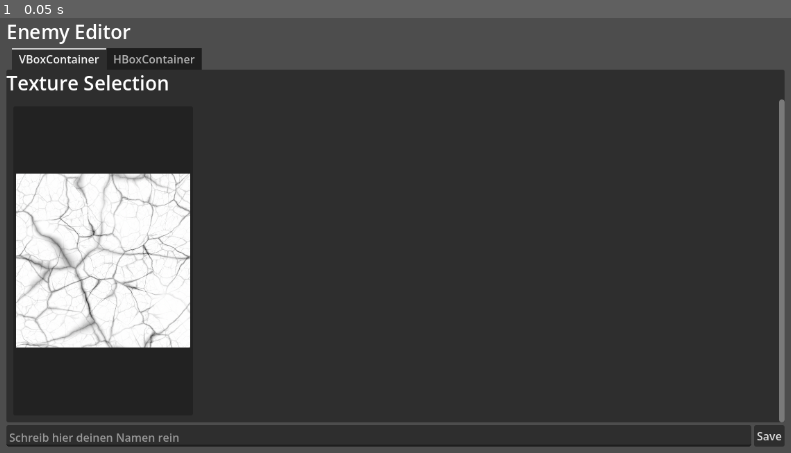
Above: before the commit, frame 1.
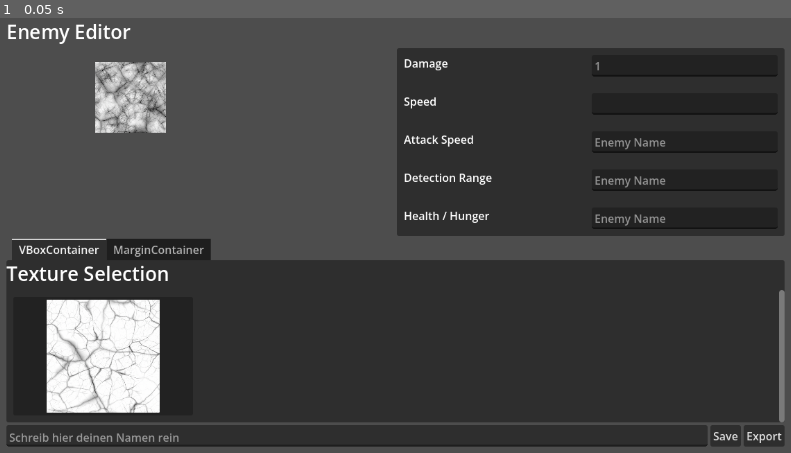
Above: after the commit, the same moment.

Repository: bnjmntmm/play_dungeon_crawler
Game: Godot game, scene res://feature/editor tool/ToolUI.tscn
Same seed, same stepped clock (60 frames per second), same inputs: the game is played once before the commit and once after it. The project has no main scene, so this scene is started directly.
Inputs:
- Up to frame 1 (0.05 s): no input

The runs differ from the first frame. In frame 1, 34% of the frame differs, in the area x 0-100%, y 6-99%.

Commit message:
refactoring ui structure

Diff:
--- a/feature/editor tool/ToolUI.tscn
+++ b/feature/editor tool/ToolUI.tscn
@@ -1,14 +1,14 @@
 [gd_scene format=3 uid="uid://b67wubyj4rlpj"]
 
-[ext_resource type="Texture2D" uid="uid://5qngx823b77k" path="res://feature/editor tool/Cracks/Cracks_02-512x512.png" id="1_p04p2"]
+[ext_resource type="Texture2D" uid="uid://f7yyvqmuwkw5" path="res://feature/editor tool/Cracks/Cracks_04-512x512.png" id="1_hdnnn"]
 [ext_resource type="Texture2D" uid="uid://cx313cyyhra11" path="res://feature/editor tool/Cracks/Cracks_01-512x512.png" id="2_pifnq"]
 
 [sub_resource type="GDScript" id="GDScript_ie1n7"]
 script/source = "@tool
 extends Control
 
-@onready var save_button: Button = $MarginContainer/VBoxContainer/HBoxContainer/SaveButton
-@onready var grid_con = $MarginContainer/VBoxContainer/TabContainer/VBoxContainer/ScrollContainer/GridContainer
+@onready var save_button: Button = %SaveButton
+@onready var grid_con = %TextureGrid
 @onready var image_dir = \"res://feature/editor tool/Cracks/\"
 @export var grid_columns:int = 4
 @export var grid_item_size:Vector2i = Vector2i(0,250)
@@ -117,6 +117,173 @@
 text = "Enemy Editor"
 label_settings = SubResource("LabelSettings_p04p2")
 
+[node name="HBoxContainer2" type="HBoxContainer" parent="MarginContainer/VBoxContainer" unique_id=1546875576]
+layout_mode = 2
+size_flags_vertical = 3
+
+[node name="SubViewportContainer" type="SubViewportContainer" parent="MarginContainer/VBoxContainer/HBoxContainer2" unique_id=1859606228]
+layout_mode = 2
+size_flags_horizontal = 3
+size_flags_vertical = 3
+stretch = true
+
+[node name="SubViewport" type="SubViewport" parent="MarginContainer/VBoxContainer/HBoxContainer2/SubViewportContainer" unique_id=801851304]
+handle_input_locally = false
+size = Vector2i(559, 271)
+render_target_update_mode = 4
+
+[node name="Sprite2D" type="Sprite2D" parent="MarginContainer/VBoxContainer/HBoxContainer2/SubViewportContainer/SubViewport" unique_id=30905324]
+position = Vector2(179, 71)
+scale = Vector2(0.2, 0.2)
+texture = ExtResource("1_hdnnn")
+
+[node name="PanelContainer" type="PanelContainer" parent="MarginContainer/VBoxContainer/HBoxContainer2" unique_id=1340048255]
+layout_mode = 2
+size_flags_horizontal = 3
+
+[node name="HSplitContainer" type="HSplitContainer" parent="MarginContainer/VBoxContainer/HBoxContainer2/PanelContainer" unique_id=1608893132]
+layout_mode = 2
+split_offsets = PackedInt32Array(-14)
+split_offset = -14
+
+[node name="VBoxContainer" type="VBoxContainer" parent="MarginContainer/VBoxContainer/HBoxContainer2/PanelContainer/HSplitContainer" unique_id=1856025121]
+layout_mode = 2
+size_flags_horizontal = 3
+
+[node name="MarginContainer2" type="MarginContainer" parent="MarginContainer/VBoxContainer/HBoxContainer2/PanelContainer/HSplitContainer/VBoxContainer" unique_id=261129407]
+layout_mode = 2
+size_flags_vertical = 2
+theme_override_constants/margin_left = 10
+theme_override_constants/margin_top = 10
+theme_override_constants/margin_right = 10
+theme_override_constants/margin_bottom = 10
+
+[node name="Label3" type="Label" parent="MarginContainer/VBoxContainer/HBoxContainer2/PanelContainer/HSplitContainer/VBoxContainer/MarginContainer2" unique_id=1698386187]
+layout_mode = 2
+size_flags_vertical = 6
+text = "Damage"
+
+[node name="MarginContainer3" type="MarginContainer" parent="MarginContainer/VBoxContainer/HBoxContainer2/PanelContainer/HSplitContainer/VBoxContainer" unique_id=1456572141]
+layout_mode = 2
+size_flags_vertical = 2
+theme_override_constants/margin_left = 10
+theme_override_constants/margin_top = 10
+theme_override_constants/margin_right = 10
+theme_override_constants/margin_bottom = 10
+
+[node name="Label4" type="Label" parent="MarginContainer/VBoxContainer/HBoxContainer2/PanelContainer/HSplitContainer/VBoxContainer/MarginContainer3" unique_id=2131708403]
+layout_mode = 2
+size_flags_vertical = 6
+text = "Speed"
+
+[node name="MarginContainer4" type="MarginContainer" parent="MarginContainer/VBoxContainer/HBoxContainer2/PanelContainer/HSplitContainer/VBoxContainer" unique_id=567884362]
+layout_mode = 2
+size_flags_vertical = 2
+theme_override_constants/margin_left = 10
+theme_override_constants/margin_top = 10
+theme_override_constants/margin_right = 10
+theme_override_constants/margin_bottom = 10
+
+[node name="Label5" type="Label" parent="MarginContainer/VBoxContainer/HBoxContainer2/PanelContainer/HSplitContainer/VBoxContainer/MarginContainer4" unique_id=735350604]
+layout_mode = 2
+size_flags_vertical = 6
+text = "Attack Speed"
+
+[node name="MarginContainer5" type="MarginContainer" parent="MarginContainer/VBoxContainer/HBoxContainer2/PanelContainer/HSplitContainer/VBoxContainer" unique_id=665275834]
+layout_mode = 2
+size_flags_vertical = 2
+theme_override_constants/margin_left = 10
+theme_override_constants/margin_top = 10
+theme_override_constants/margin_right = 10
+theme_override_constants/margin_bottom = 10
+
+[node name="Label6" type="Label" parent="MarginContainer/VBoxContainer/HBoxContainer2/PanelContainer/HSplitContainer/VBoxContainer/MarginContainer5" unique_id=1444296197]
+layout_mode = 2
+size_flags_vertical = 6
+text = "Detection Range"
+
+[node name="MarginContainer" type="MarginContainer" parent="MarginContainer/VBoxContainer/HBoxContainer2/PanelContainer/HSplitContainer/VBoxContainer" unique_id=1520758635]
+layout_mode = 2
+size_flags_vertical = 2
+theme_override_constants/margin_left = 10
+theme_override_constants/margin_top = 10
+theme_override_constants/margin_right = 10
+theme_override_constants/margin_bottom = 10
+
+[node name="Label2" type="Label" parent="MarginContainer/VBoxContainer/HBoxContainer2/PanelContainer/HSplitContainer/VBoxContainer/MarginContainer" unique_id=1357772456]
+layout_mode = 2
+size_flags_vertical = 6
+text = "Health / Hunger"
+
+[node name="VBoxContainer2" type="VBoxContainer" parent="MarginContainer/VBoxContainer/HBoxContainer2/PanelContainer/HSplitContainer" unique_id=941039853]
+layout_mode = 2
+size_flags_horizontal = 3
+
+[node name="MarginContainer" type="MarginContainer" parent="MarginContainer/VBoxContainer/HBoxContainer2/PanelContainer/HSplitContainer/VBoxContainer2" unique_id=853762423]
+layout_mode = 2
+size_flags_vertical = 6
+theme_override_constants/margin_left = 10
+theme_override_constants/margin_top = 10
+theme_override_constants/margin_right = 10
+theme_override_constants/margin_bottom = 10
+
+[node name="LineEdit" type="LineEdit" parent="MarginContainer/VBoxContainer/HBoxContainer2/PanelContainer/HSplitContainer/VBoxContainer2/MarginContainer" unique_id=1784607654]
+layout_mode = 2
+size_flags_vertical = 6
+placeholder_text = "1"
+draw_control_chars = true
+
+[node name="MarginContainer2" type="MarginContainer" parent="MarginContainer/VBoxContainer/HBoxContainer2/PanelContainer/HSplitContainer/VBoxContainer2" unique_id=720574964]
+layout_mode = 2
+size_flags_vertical = 6
+theme_override_constants/margin_left = 10
+theme_override_constants/margin_top = 10
+theme_override_constants/margin_right = 10
+theme_override_constants/margin_bottom = 10
+
+[node name="LineEdit2" type="LineEdit" parent="MarginContainer/VBoxContainer/HBoxContainer2/PanelContainer/HSplitContainer/VBoxContainer2/MarginContainer2" unique_id=969772122]
+layout_mode = 2
+size_flags_vertical = 6
+
+[node name="MarginContainer3" type="MarginContainer" parent="MarginContainer/VBoxContainer/HBoxContainer2/PanelContainer/HSplitContainer/VBoxContainer2" unique_id=700834270]
+layout_mode = 2
+size_flags_vertical = 6
+theme_override_constants/margin_left = 10
+theme_override_constants/margin_top = 10
+theme_override_constants/margin_right = 10
+theme_override_constants/margin_bottom = 10
+
+[node name="LineEdit3" type="LineEdit" parent="MarginContainer/VBoxContainer/HBoxContainer2/PanelContainer/HSplitContainer/VBoxContainer2/MarginContainer3" unique_id=151523848]
+layout_mode = 2
+size_flags_vertical = 6
+placeholder_text = "Enemy Name"
+
+[node name="MarginContainer4" type="MarginContainer" parent="MarginContainer/VBoxContainer/HBoxContainer2/PanelContainer/HSplitContainer/VBoxContainer2" unique_id=578628549]
+layout_mode = 2
+size_flags_vertical = 6
+theme_override_constants/margin_left = 10
+theme_override_constants/margin_top = 10
+theme_override_constants/margin_right = 10
+theme_override_constants/margin_bottom = 10
+
+[node name="LineEdit4" type="LineEdit" parent="MarginContainer/VBoxContainer/HBoxContainer2/PanelContainer/HSplitContainer/VBoxContainer2/MarginContainer4" unique_id=1508333189]
+layout_mode = 2
+size_flags_vertical = 6
+placeholder_text = "Enemy Name"
+
+[node name="MarginContainer5" type="MarginContainer" parent="MarginContainer/VBoxContainer/HBoxContainer2/PanelContainer/HSplitContainer/VBoxContainer2" unique_id=900732688]
+layout_mode = 2
+size_flags_vertical = 6
+theme_override_constants/margin_left = 10
+theme_override_constants/margin_top = 10
+theme_override_constants/margin_right = 10
+theme_override_constants/margin_bottom = 10
+
+[node name="LineEdit5" type="LineEdit" parent="MarginContainer/VBoxContainer/HBoxContainer2/PanelContainer/HSplitContainer/VBoxContainer2/MarginContainer5" unique_id=588848089]
+layout_mode = 2
+size_flags_vertical = 6
+placeholder_text = "Enemy Name"
+
 [node name="TabContainer" type="TabContainer" parent="MarginContainer/VBoxContainer" unique_id=2024299482]
 layout_mode = 2
 size_flags_vertical = 3
@@ -137,56 +304,175 @@
 horizontal_scroll_mode = 0
 vertical_scroll_mode = 2
 
-[node name="GridContainer" type="GridContainer" parent="MarginContainer/VBoxContainer/TabContainer/VBoxContainer/ScrollContainer" unique_id=594782071]
+[node name="TextureGrid" type="GridContainer" parent="MarginContainer/VBoxContainer/TabContainer/VBoxContainer/ScrollContainer" unique_id=594782071]
+unique_name_in_owner = true
 layout_mode = 2
 size_flags_horizontal = 3
 size_flags_vertical = 3
 columns = 4
 
-[node name="MarginContainer" type="MarginContainer" parent="MarginContainer/VBoxContainer/TabContainer/VBoxContainer/ScrollContainer/GridContainer" unique_id=876442287]
-layout_mode = 2
-size_flags_horizontal = 3
-size_flags_vertical = 3
-theme_override_constants/margin_left = 10
-theme_override_constants/margin_top = 10
-theme_override_constants/margin_right = 10
-theme_override_constants/margin_bottom = 10
-
-[node name="Button" type="Button" parent="MarginContainer/VBoxContainer/TabContainer/VBoxContainer/ScrollContainer/GridContainer/MarginContainer" unique_id=1902660199]
+[node name="MarginContainer" type="MarginContainer" parent="MarginContainer/VBoxContainer/TabContainer/VBoxContainer/ScrollContainer/TextureGrid" unique_id=876442287]
+layout_mode = 2
+size_flags_horizontal = 3
+size_flags_vertical = 3
+theme_override_constants/margin_left = 10
+theme_override_constants/margin_top = 10
+theme_override_constants/margin_right = 10
+theme_override_constants/margin_bottom = 10
+
+[node name="Button" type="Button" parent="MarginContainer/VBoxContainer/TabContainer/VBoxContainer/ScrollContainer/TextureGrid/MarginContainer" unique_id=1902660199]
 layout_mode = 2
 icon = ExtResource("2_pifnq")
 icon_alignment = 1
 expand_icon = true
 
-[node name="HBoxContainer" type="HBoxContainer" parent="MarginContainer/VBoxContainer/TabContainer" unique_id=873798605]
+[node name="MarginContainer" type="MarginContainer" parent="MarginContainer/VBoxContainer/TabContainer" unique_id=2097317905]
 visible = false
 layout_mode = 2
+theme_override_constants/margin_left = 10
+theme_override_constants/margin_top = 10
+theme_override_constants/margin_right = 10
+theme_override_constants/margin_bottom = 10
 metadata/_tab_index = 1
 
-[node name="TextureRect" type="TextureRect" parent="MarginContainer/VBoxContainer/TabContainer/HBoxContainer" unique_id=211927317]
-layout_mode = 2
-size_flags_horizontal = 0
-texture = ExtResource("1_p04p2")
-expand_mode = 2
-
-[node name="VBoxContainer" type="VBoxContainer" parent="MarginContainer/VBoxContainer/TabContainer/HBoxContainer" unique_id=1856025121]
-layout_mode = 2
-size_flags_horizontal = 3
-
-[node name="TextEdit" type="TextEdit" parent="MarginContainer/VBoxContainer/TabContainer/HBoxContainer/VBoxContainer" unique_id=1792880232]
-layout_mode = 2
-size_flags_vertical = 3
-placeholder_text = "Enemy Name"
-
-[node name="TextEdit2" type="TextEdit" parent="MarginContainer/VBoxContainer/TabContainer/HBoxContainer/VBoxContainer" unique_id=1713452182]
-layout_mode = 2
-size_flags_vertical = 3
-placeholder_text = "Enemy Name"
-
-[node name="TextEdit3" type="TextEdit" parent="MarginContainer/VBoxContainer/TabContainer/HBoxContainer/VBoxContainer" unique_id=899199129]
-layout_mode = 2
-size_flags_vertical = 3
-placeholder_text = "Enemy Name"
+[node name="VBoxContainer2" type="VBoxContainer" parent="MarginContainer/VBoxContainer/TabContainer/MarginContainer" unique_id=92768060]
+layout_mode = 2
+size_flags_horizontal = 3
+
+[node name="HBoxContainer" type="HBoxContainer" parent="MarginContainer/VBoxContainer/TabContainer/MarginContainer/VBoxContainer2" unique_id=1417263086]
+layout_mode = 2
+
+[node name="Label" type="Label" parent="MarginContainer/VBoxContainer/TabContainer/MarginContainer/VBoxContainer2/HBoxContainer" unique_id=85800958]
+layout_mode = 2
+size_flags_horizontal = 3
+size_flags_vertical = 6
+text = "Health bzw. Hunger"
+
+[node name="TextEdit" type="LineEdit" parent="MarginContainer/VBoxContainer/TabContainer/MarginContainer/VBoxContainer2/HBoxContainer" unique_id=1730987390]
+layout_mode = 2
+size_flags_horizontal = 3
+size_flags_vertical = 6
+placeholder_text = "Enemy Name
+"
+
+[node name="VBoxContainer" type="VBoxContainer" parent="MarginContainer/VBoxContainer/TabContainer/MarginContainer/VBoxContainer2/HBoxContainer" unique_id=731290711]
+layout_mode = 2
+
+[node name="Button" type="Button" parent="MarginContainer/VBoxContainer/TabContainer/MarginContainer/VBoxContainer2/HBoxContainer/VBoxContainer" unique_id=2015195885]
+layout_mode = 2
+size_flags_vertical = 3
+
+[node name="Button2" type="Button" parent="MarginContainer/VBoxContainer/TabContainer/MarginContainer/VBoxContainer2/HBoxContainer/VBoxContainer" unique_id=595064271]
+layout_mode = 2
+size_flags_vertical = 3
+
+[node name="HBoxContainer2" type="HBoxContainer" parent="MarginContainer/VBoxContainer/TabContainer/MarginContainer/VBoxContainer2" unique_id=1936389039]
+layout_mode = 2
+
+[node name="Label" type="Label" parent="MarginContainer/VBoxContainer/TabContainer/MarginContainer/VBoxContainer2/HBoxContainer2" unique_id=2033671799]
+layout_mode = 2
+size_flags_horizontal = 3
+size_flags_vertical = 6
+text = "Damage"
+
+[node name="TextEdit" type="LineEdit" parent="MarginContainer/VBoxContainer/TabContainer/MarginContainer/VBoxContainer2/HBoxContainer2" unique_id=1313984796]
+layout_mode = 2
+size_flags_horizontal = 3
+size_flags_vertical = 6
+placeholder_text = "Enemy Name
+"
+
+[node name="VBoxContainer" type="VBoxContainer" parent="MarginContainer/VBoxContainer/TabContainer/MarginContainer/VBoxContainer2/HBoxContainer2" unique_id=1398777008]
+layout_mode = 2
+
+[node name="Button" type="Button" parent="MarginContainer/VBoxContainer/TabContainer/MarginContainer/VBoxContainer2/HBoxContainer2/VBoxContainer" unique_id=1155992538]
+layout_mode = 2
+size_flags_vertical = 3
+
+[node name="Button2" type="Button" parent="MarginContainer/VBoxContainer/TabContainer/MarginContainer/VBoxContainer2/HBoxContainer2/VBoxContainer" unique_id=1775305237]
+layout_mode = 2
+size_flags_vertical = 3
+
+[node name="HBoxContainer3" type="HBoxContainer" parent="MarginContainer/VBoxContainer/TabContainer/MarginContainer/VBoxContainer2" unique_id=1986785163]
+layout_mode = 2
+
+[node name="Label" type="Label" parent="MarginContainer/VBoxContainer/TabContainer/MarginContainer/VBoxContainer2/HBoxContainer3" unique_id=447410307]
+layout_mode = 2
+size_flags_horizontal = 3
+size_flags_vertical = 6
+text = "Speed"
+
+[node name="TextEdit" type="LineEdit" parent="MarginContainer/VBoxContainer/TabContainer/MarginContainer/VBoxContainer2/HBoxContainer3" unique_id=1641494396]
+layout_mode = 2
+size_flags_horizontal = 3
+size_flags_vertical = 6
+placeholder_text = "Enemy Name
+"
+
+[node name="VBoxContainer" type="VBoxContainer" parent="MarginContainer/VBoxContainer/TabContainer/MarginContainer/VBoxContainer2/HBoxContainer3" unique_id=669454830]
+layout_mode = 2
+
+[node name="Button" type="Button" parent="MarginContainer/VBoxContainer/TabContainer/MarginContainer/VBoxContainer2/HBoxContainer3/VBoxContainer" unique_id=426035668]
+layout_mode = 2
+size_flags_vertical = 3
+
+[node name="Button2" type="Button" parent="MarginContainer/VBoxContainer/TabContainer/MarginContainer/VBoxContainer2/HBoxContainer3/VBoxContainer" unique_id=461872552]
+layout_mode = 2
+size_flags_vertical = 3
+
+[node name="HBoxContainer4" type="HBoxContainer" parent="MarginContainer/VBoxContainer/TabContainer/MarginContainer/VBoxContainer2" unique_id=454984263]
+layout_mode = 2
+
+[node name="Label" type="Label" parent="MarginContainer/VBoxContainer/TabContainer/MarginContainer/VBoxContainer2/HBoxContainer4" unique_id=643198895]
+layout_mode = 2
+size_flags_horizontal = 3
+size_flags_vertical = 6
+text = "Attack Speed"
+
+[node name="TextEdit" type="LineEdit" parent="MarginContainer/VBoxContainer/TabContainer/MarginContainer/VBoxContainer2/HBoxContainer4" unique_id=327957175]
+layout_mode = 2
+size_flags_horizontal = 3
+size_flags_vertical = 6
+placeholder_text = "Enemy Name
+"
+
+[node name="VBoxContainer" type="VBoxContainer" parent="MarginContainer/VBoxContainer/TabContainer/MarginContainer/VBoxContainer2/HBoxContainer4" unique_id=844066815]
+layout_mode = 2
+
+[node name="Button" type="Button" parent="MarginContainer/VBoxContainer/TabContainer/MarginContainer/VBoxContainer2/HBoxContainer4/VBoxContainer" unique_id=529518658]
+layout_mode = 2
+size_flags_vertical = 3
+
+[node name="Button2" type="Button" parent="MarginContainer/VBoxContainer/TabContainer/MarginContainer/VBoxContainer2/HBoxContainer4/VBoxContainer" unique_id=731481201]
+layout_mode = 2
+size_flags_vertical = 3
+
+[node name="HBoxContainer5" type="HBoxContainer" parent="MarginContainer/VBoxContainer/TabContainer/MarginContainer/VBoxContainer2" unique_id=26570802]
+layout_mode = 2
+
+[node name="Label" type="Label" parent="MarginContainer/VBoxContainer/TabContainer/MarginContainer/VBoxContainer2/HBoxContainer5" unique_id=1253620146]
+layout_mode = 2
+size_flags_horizontal = 3
+size_flags_vertical = 6
+text = "Detection Range"
+
+[node name="TextEdit" type="LineEdit" parent="MarginContainer/VBoxContainer/TabContainer/MarginContainer/VBoxContainer2/HBoxContainer5" unique_id=2110414123]
+layout_mode = 2
+size_flags_horizontal = 3
+size_flags_vertical = 6
+placeholder_text = "Enemy Name
+"
+
+[node name="VBoxContainer" type="VBoxContainer" parent="MarginContainer/VBoxContainer/TabContainer/MarginContainer/VBoxContainer2/HBoxContainer5" unique_id=871926486]
+layout_mode = 2
+
+[node name="Button" type="Button" parent="MarginContainer/VBoxContainer/TabContainer/MarginContainer/VBoxContainer2/HBoxContainer5/VBoxContainer" unique_id=3731400]
+layout_mode = 2
+size_flags_vertical = 3
+
+[node name="Button2" type="Button" parent="MarginContainer/VBoxContainer/TabContainer/MarginContainer/VBoxContainer2/HBoxContainer5/VBoxContainer" unique_id=546946719]
+layout_mode = 2
+size_flags_vertical = 3
 
 [node name="HBoxContainer" type="HBoxContainer" parent="MarginContainer/VBoxContainer" unique_id=1049529257]
 layout_mode = 2
@@ -198,9 +484,17 @@
 placeholder_text = "Schreib hier deinen Namen rein"
 
 [node name="SaveButton" type="Button" parent="MarginContainer/VBoxContainer/HBoxContainer" unique_id=1406486929]
+unique_name_in_owner = true
 layout_mode = 2
 size_flags_horizontal = 8
 size_flags_vertical = 8
 text = "Save"
 
+[node name="SaveButton2" type="Button" parent="MarginContainer/VBoxContainer/HBoxContainer" unique_id=523165322]
+layout_mode = 2
+size_flags_horizontal = 8
+size_flags_vertical = 8
+text = "Export"
+
 [connection signal="pressed" from="MarginContainer/VBoxContainer/HBoxContainer/SaveButton" to="." method="_on_save_button_pressed"]
+[connection signal="pressed" from="MarginContainer/VBoxContainer/HBoxContainer/SaveButton2" to="." method="_on_save_button_pressed"]
